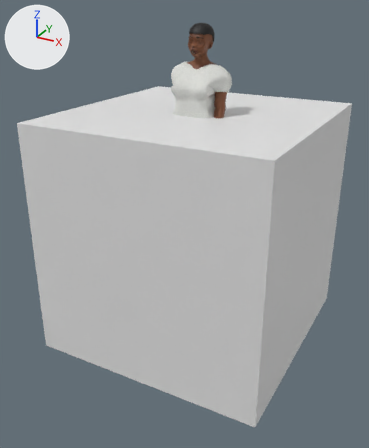
An edit to the Blender file characters/source/awd_female_prototype.blend, drawn before and after from the same camera.
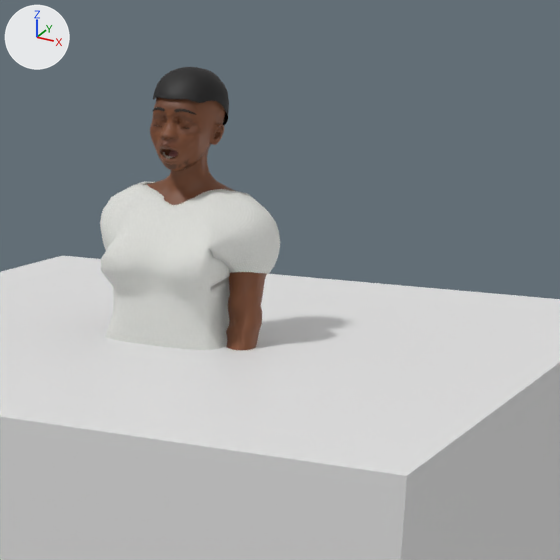
There are two pictures of each version: one whole from a camera (50 mm lens) standing at (1.9, -3.71, 1.84) and looking at (-0.04, -0.16, 0.07), one close up on the part from 37% to 88% of the width and 0% to 42% of the height. Arrows for +X, +Y and +Z are at upper left; the lights stay in place. The older version's two pictures come first. Both versions are drawn at frame 27 of the action 'walk'; the numbers are the values there.

Objects in the first close-up: 'AWD_Body_female', 'AWD_Brows', 'AWD_Hair_twa', 'AWD_Lashes', 'AWD_Teeth', 'AWD_Tongue', 'AWD_Top_tee', 'Cube'.
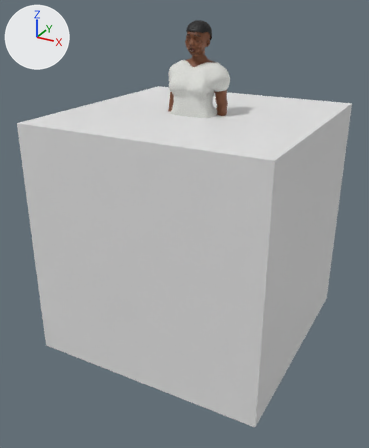
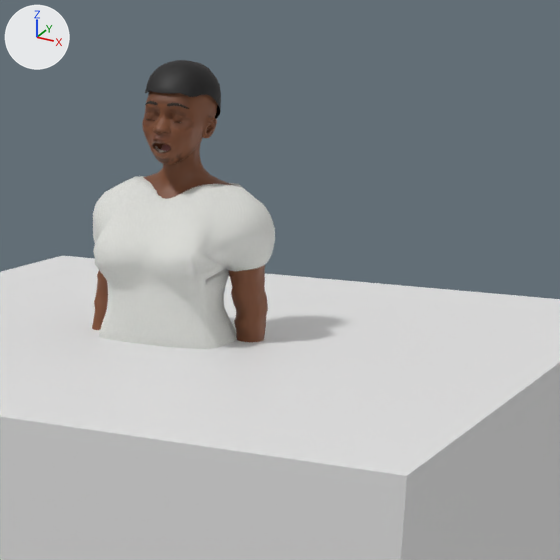
The edits, one by one:
Bone 'Hips' (bone_hips) moves from (0.004, -0.01, -0.006) to (-0.014, 0.003, 0.002).
Bone 'Hips' (bone_hips) turns from (0, -2, -3) to (0, 2, -1) degrees about its own x, y and z.
Bone 'Spine' (bone_spine) turns from (0, 2, 0) to (0, 0, -1) degrees about its own x, y and z.
Bone 'Spine2' (bone_spine2) turns from (-3, 3, 0) to (-2, -1, 0) degrees about its own x, y and z.
Bone 'Head' (bone_head) turns from (2, -1, 0) to (2, 0, -1) degrees about its own x, y and z.
Bone 'LeftArm' (bone_leftarm) turns from (-28, -5, -4) to (-27, 9, 11) degrees about its own x, y and z.
Bone 'RightArm' (bone_rightarm) turns from (-27, -16, -17) to (-28, -2, -2) degrees about its own x, y and z.
Bone 'RightForeArm' (bone_rightforearm) turns from (-25, -24, -1) to (-15, -18, -1) degrees about its own x, y and z.
Bone 'LeftUpLeg' (bone_leftupleg) turns from (-10, 3, 13) to (14, 0, -16) degrees about its own x, y and z.
Bone 'LeftLeg' (bone_leftleg) turns from (4, 1, 12) to (15, -2, 42) degrees about its own x, y and z.
Bone 'RightUpLeg' (bone_rightupleg) turns from (13, 0, 19) to (4, 1, 6) degrees about its own x, y and z.
Bone 'RightLeg' (bone_rightleg) turns from (34, 7, -35) to (5, 0, -5) degrees about its own x, y and z.
Bone 'RightFoot' (bone_rightfoot) turns from (1, 0, 0) to (6, 1, 0) degrees about its own x, y and z.

Location of each change, [x1, y1, x2, y2] in pixels of the close-ups (560 x 560 px):
'AWD_Top_tee', posed
    before: [100, 181, 280, 350]
    after: [93, 176, 275, 349]
'AWD_Body_female', posed
    before: [145, 97, 267, 350]
    after: [92, 91, 268, 342]
'AWD_Hair_twa', posed
    before: [153, 67, 229, 125]
    after: [145, 60, 221, 119]
'AWD_Brows', posed
    before: [153, 107, 196, 115]
    after: [145, 101, 189, 109]
'AWD_Lashes', posed (not visible afterwards)
    before: [152, 125, 189, 129]
bone 'Hips', root to tip
    before: (179, 387) to (189, 357)
    after: (173, 380) to (182, 351)
bone 'Spine', root to tip
    before: (189, 357) to (184, 301)
    after: (182, 351) to (178, 294)
bone 'Spine2', root to tip
    before: (186, 240) to (192, 181)
    after: (180, 234) to (185, 175)
bone 'Head', root to tip
    before: (187, 140) to (193, 71)
    after: (180, 134) to (185, 65)
bone 'LeftArm', root to tip
    before: (242, 224) to (247, 320)
    after: (234, 217) to (253, 308)
bone 'RightArm', root to tip
    before: (133, 213) to (129, 291)
    after: (127, 207) to (112, 294)
bone 'RightForeArm', root to tip
    before: (129, 291) to (132, 367)
    after: (112, 294) to (93, 372)
bone 'LeftUpLeg', root to tip
    before: (211, 396) to (232, 523)
    after: (206, 390) to (187, 531)
bone 'RightUpLeg', root to tip
    before: (150, 386) to (101, 517)
    after: (142, 379) to (112, 513)
